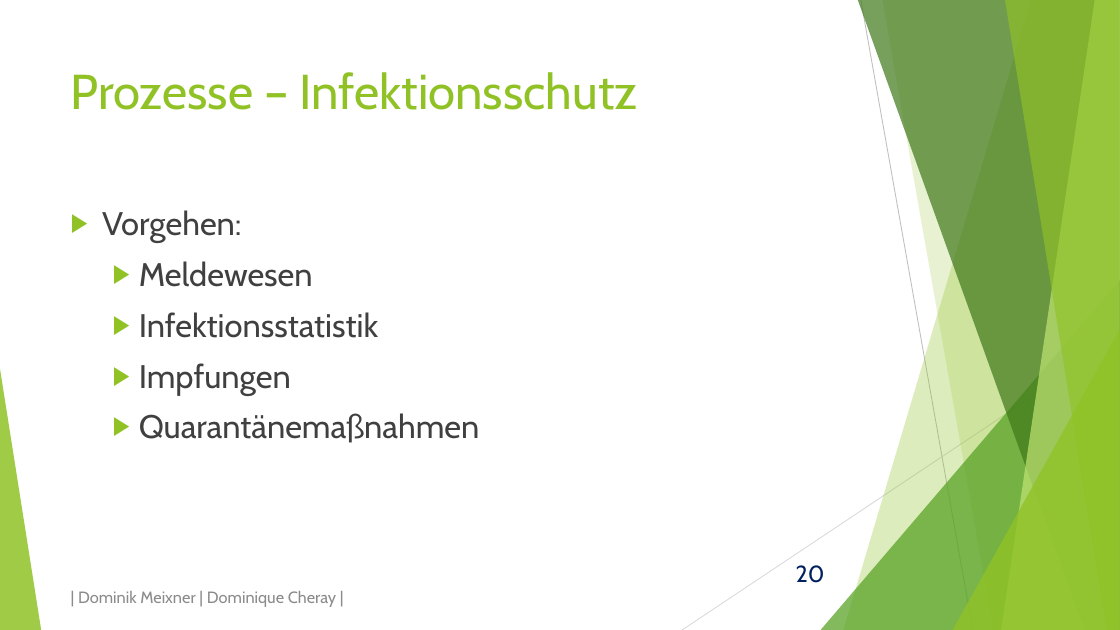
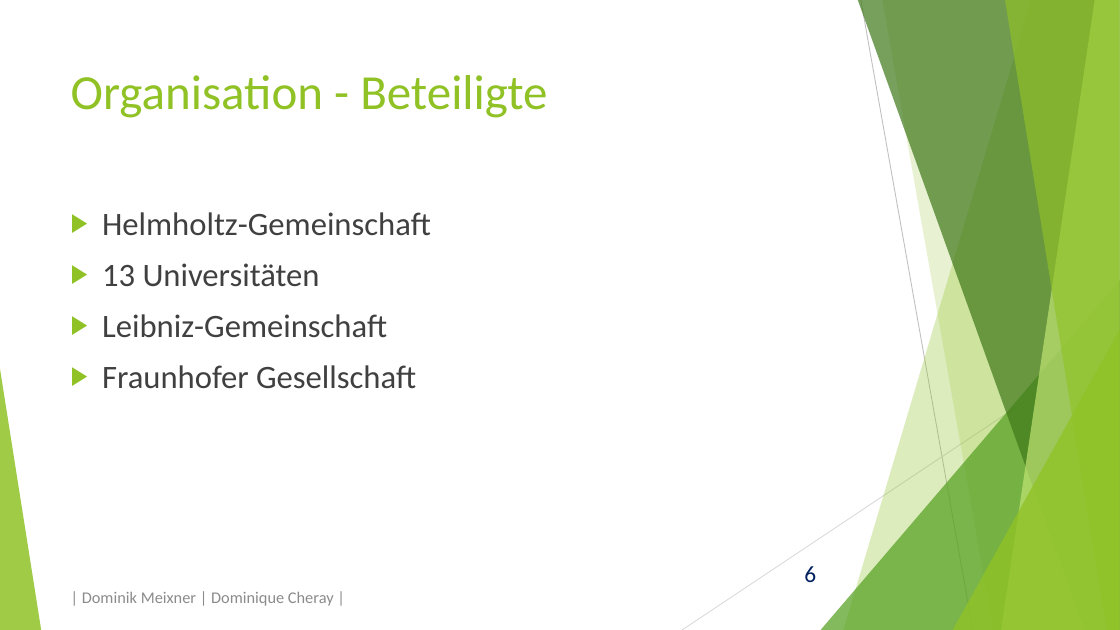
Before and after one commit to domeix/BlaBla, a slide deck: slide 6 of NationaleKohorte/NationaleKohortePraes.pptx (slide 20 before the commit). Drawn at 1120x630 pixels with LibreOffice and Linux fonts; fonts in the diff are those of the drawing. Boxes give left, top, right and bottom in pixels: in the first picture for what was removed or moved away, otherwise in the second. Text is boxed around its words. In the diff, an @@ line names an element or a change of style, - is before the commit and + after.

```diff
--- a/NationaleKohorte/NationaleKohortePraes.pptx
+++ b/NationaleKohorte/NationaleKohortePraes.pptx
@@ title at (x1=71, y1=75, x2=547, y2=118): text changed; font Cabin to Calibri @@
-Prozesse – Infektionsschutz
+Organisation - Beteiligte
@@ text at (x1=102, y1=212, x2=431, y2=388): text changed; font Cabin to Calibri @@
-▶ Vorgehen:
-  ▶ Meldewesen
-  ▶ Infektionsstatistik
-  ▶ Impfungen
-  ▶ Quarantänemaßnahmen
+▶ Helmholtz-Gemeinschaft
+▶ 13 Universitäten
+▶ Leibniz-Gemeinschaft
+▶ Fraunhofer Gesellschaft
@@ page number at (x1=804, y1=566, x2=816, y2=582): text changed; font Cabin to Calibri @@
-20
+6
@@ text "| Dominik Meixner | Dominique ..." at (x1=82, y1=591, x2=334, y2=606): font Cabin to Calibri @@
```
Also in this commit, not shown: 5 other slides changed, 2 slides added, 17 slides removed, 2 other files.
